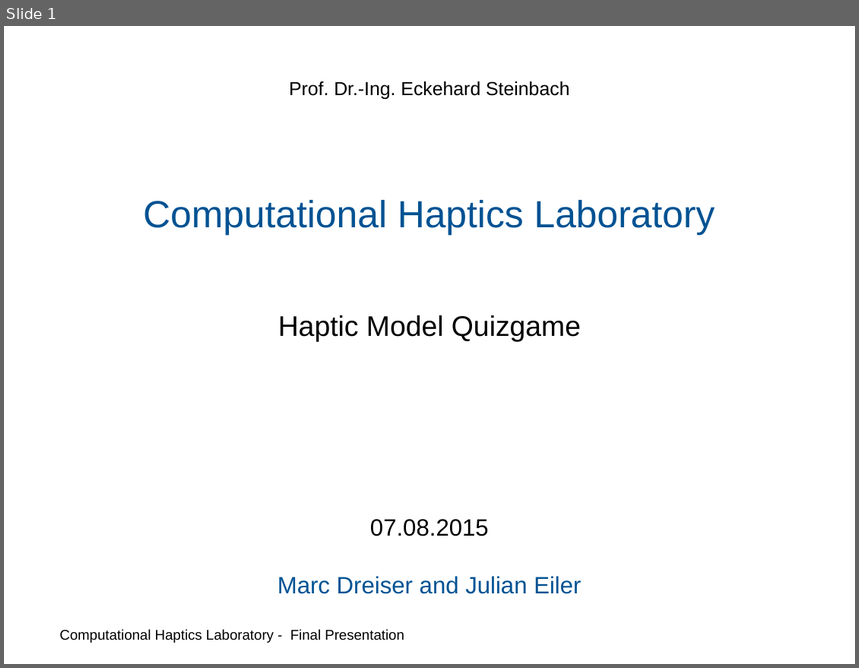
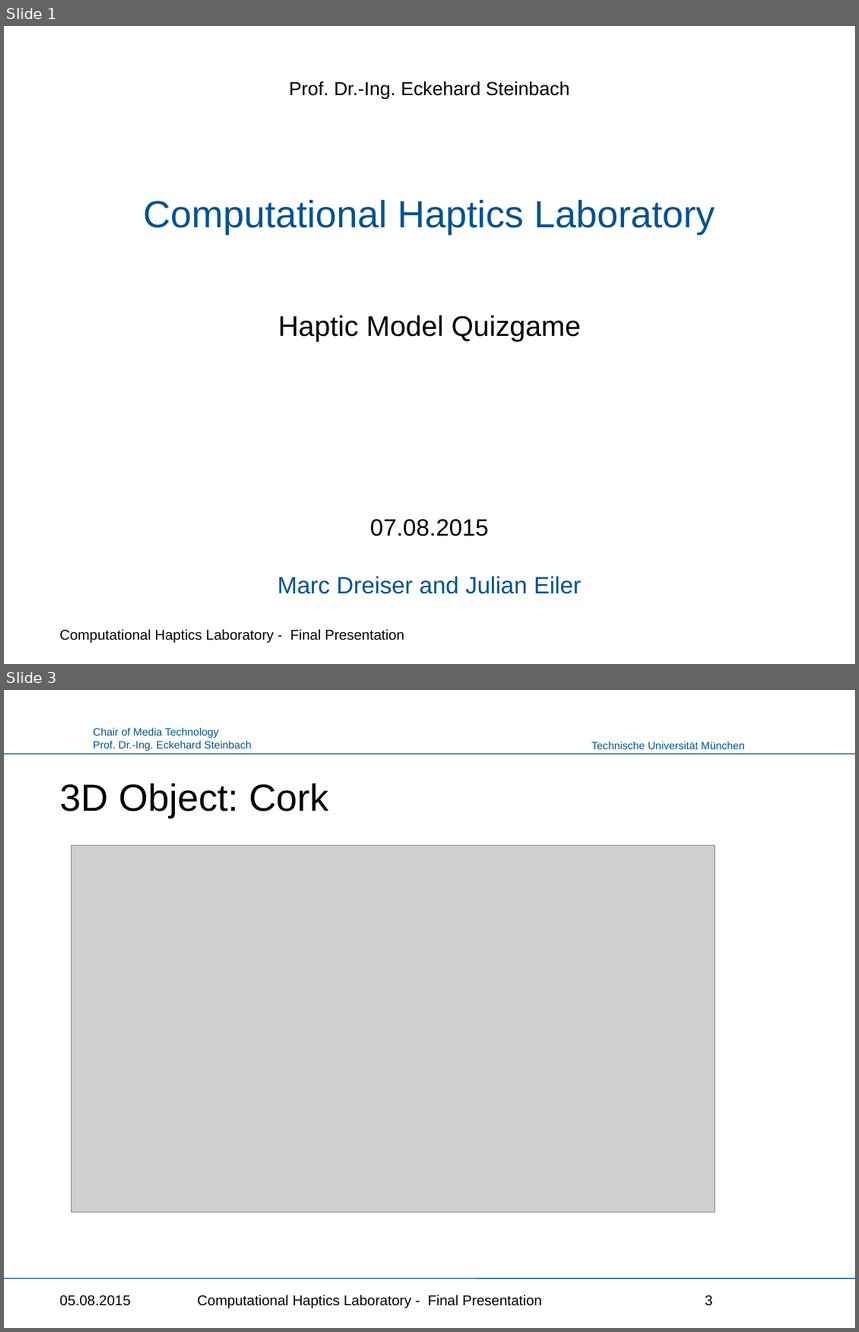
Before and after one commit to Punkbuster0401/HapticsLab, a slide deck: Haptics_Presentation.pptx. Shown one above the other, each under a label of ours: slide 1 before the commit, slides 1 and 3 after it; the slides between them are not shown. The pictures are 859x668 and 859x1332 pixels, drawn with LibreOffice and Linux fonts; fonts in the diff are those of the drawing; grey boxes stand for pictures; background and template pictures are left out. Boxes give left, top, right and bottom in pixels: in the first picture for what was removed or moved away, otherwise in the second. Text is boxed around its words. In the diff, an @@ line names an element or a change of style, - is before the commit and + after.

```diff
--- a/Haptics_Presentation.pptx
+++ b/Haptics_Presentation.pptx
@@ slide 3 added at bbox=[4, 690, 855, 1328], background #FFFFFF @@
@@ text added at bbox=[93, 728, 251, 751], 9 pt, text #005293 @@
+Chair of Media Technology
+Prof. Dr.-Ing. Eckehard Steinbach
@@ line added from (4, 754) to (855, 754), #005293 0.75 pt @@
@@ text added at bbox=[591, 742, 745, 749], 9 pt, text #005293 @@
+Technische Universität München
@@ title added at bbox=[59, 783, 329, 818], 32 pt, text #000000 @@
+3D Object: Cork
@@ picture added at bbox=[71, 845, 715, 1212] @@
@@ line added from (4, 1279) to (855, 1279), #005293 0.75 pt @@
@@ text added at bbox=[59, 1296, 130, 1306], 12 pt, text #000000 @@
+05.08.2015
@@ text added at bbox=[197, 1295, 542, 1309], 12 pt, text #000000 @@
+Computational Haptics Laboratory - Final Presentation
@@ page number added at bbox=[705, 1296, 712, 1306], 12 pt, text #000000 @@
+3
```
Also in this commit, not shown: 11 slides changed, 5 other slides added, 1 other file.
